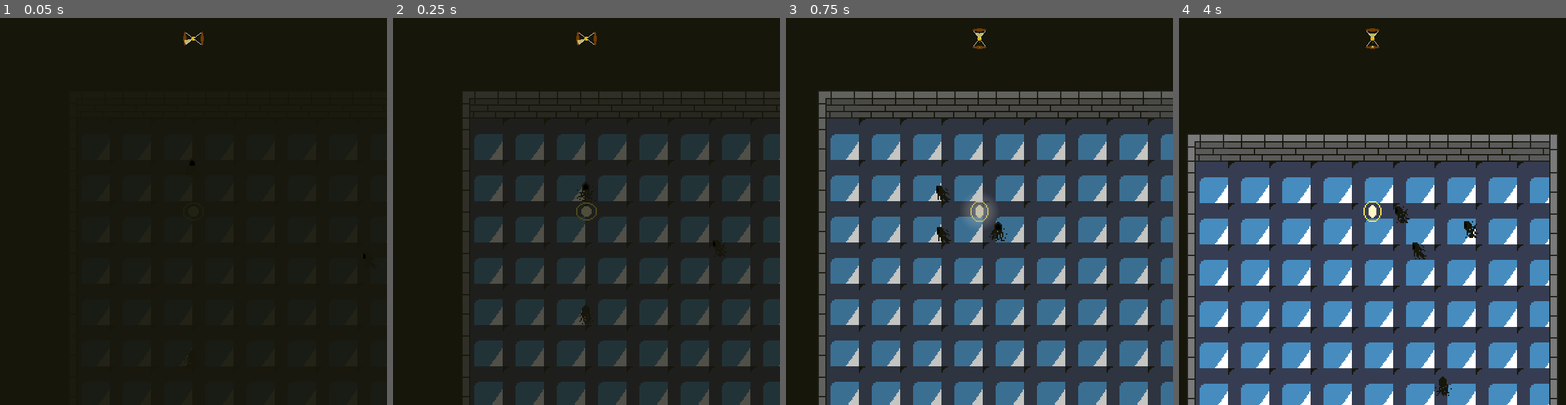
Above: before the commit, frames 1-4 (left to right).
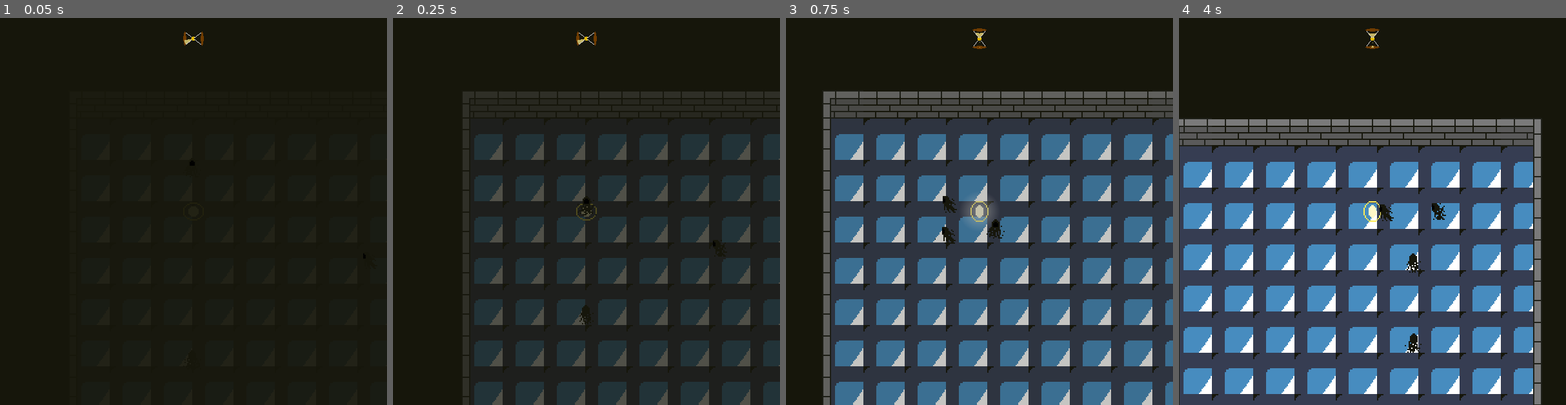
Above: after the commit, the same moments.

Repository: the-alex-g/LD51
Game: Godot game, scene res://Main/Main.tscn
Two runs of this game, one before a commit and one after it. Both use one fixed random seed, a clock stepped at 60 frames per second and the inputs below. The engine's default icon, where the game draws it, is replaced by a stand-in: a white triangle on a blue panel in a dark square.
Inputs (mouse positions are in pixels of both pictures, inside the frame that each line leads up to):
- Up to frame 1 (0.05 s): no input
- Up to frame 2 (0.25 s): no input
- Up to frame 3 (0.75 s): move the mouse to (1064, 192) at 0.52 s; hold D (right) from 0.53 s (still down); tap Space (primary_attack) at 0.6 s
- Up to frame 4 (4 s): click (1457, 192) at 0.8 s; move the mouse to (1295, 230) at 1.27 s; release D (right) at 1.28 s; hold S (down) 1.28-2.03 s; click (1295, 230) at 1.35 s; tap Space (primary_attack) at 1.55, 2.85 s; move the mouse to (1411, 126) at 2.02 s; hold D (right) 2.03-2.78 s; right-click (1411, 126) at 2.1 s; click (1411, 126) at 2.3 s; move the mouse to (1353, 288) at 2.77 s; hold W (up) 2.78-3.53 s; move the mouse to (1488, 269) at 3.52 s; hold A (left) from 3.53 s (still down); click (1488, 269) at 3.6 s

Frame 1 is identical in both runs. In frame 2, 0.1% of the frame differs, in the area x 47-53%, y 42-51%; in frame 3, 16%; in frame 4, 55%, in the area x 0-98%, y 26-100%.

Commit message:
Make enemies not solid to player

Diff:
--- a/project/Enemies/Enemy.tscn
+++ b/project/Enemies/Enemy.tscn
@@ -64,6 +64,8 @@
 } ]
 
 [node name="Enemy" type="KinematicBody2D"]
+collision_layer = 2
+collision_mask = 3
 script = ExtResource( 1 )
 
 [node name="CollisionShape2D" type="CollisionShape2D" parent="."]
--- a/project/Player/Player.gd
+++ b/project/Player/Player.gd
@@ -9,11 +9,10 @@
 const PRIMARY_DAMAGE := 2
 const HEAVY_DAMAGE := 3
 const RELOAD_TIME := 1.0
-const SPEED_PENALTY_PER_ENEMY := 10
+const SPEED_PENALTY_PER_ENEMY := 30
 
 var _primary_attacks := [AttackKey.PRIMARY, AttackKey.PRIMARY, AttackKey.PRIMARY]
 var _heavy_attacks := [AttackKey.HEAVY]
-var _ranged_attacks := []
 var _can_attack := true
 var _game_over := false
 var adjacent_enemies := 0
@@ -37,7 +36,7 @@
 		Input.get_axis("up", "down")
 	).normalized()
 
-	var speed := SPEED - (SPEED_PENALTY_PER_ENEMY * adjacent_enemies)
+	var speed := max(10, SPEED - (SPEED_PENALTY_PER_ENEMY * adjacent_enemies))
 
 	# warning-ignore:return_value_discarded
 	move_and_collide(speed * movement_direction * delta)
@@ -45,8 +44,6 @@
 	if _can_attack:
 		if Input.is_action_just_pressed("primary_attack"):
 			_attack(AttackKey.PRIMARY)
-		if Input.is_action_just_pressed("ranged_attack"):
-			_attack(AttackKey.RANGED)
 		if Input.is_action_just_pressed("heavy_attack"):
 			_attack(AttackKey.HEAVY)
 
@@ -64,19 +61,17 @@
 			_execute_primary_attack()
 		AttackKey.HEAVY:
 			_execute_heavy_attack()
-		AttackKey.RANGED:
-			_execute_ranged_attack()
 
 
 func _execute_primary_attack()->void:
-	_animation_player.play("Primary")
 	if _primary_attacks.has(AttackKey.PRIMARY):
+		_animation_player.play("Primary")
 		var index := _primary_attacks.find(AttackKey.PRIMARY)
 		_primary_attacks[index] = AttackKey.SPENT
 
 		_hit_area_collision_shape.shape.radius = _primary_hit_radius
 		# the yield is necessary because otherwise the shape's radius is not resized
-		# when the attack resolves
+		# when the attack resolvesw
 		yield(get_tree().create_timer(0.06), "timeout")
 
 		for body in _hit_area.get_overlapping_bodies():
@@ -100,12 +95,6 @@
 				body.hit(HEAVY_DAMAGE)
 
 
-func _execute_ranged_attack()->void:
-	if _ranged_attacks.has(AttackKey.RANGED):
-		var index := _ranged_attacks.find(AttackKey.RANGED)
-		_ranged_attacks[index] = AttackKey.SPENT
-
-
 func _on_Main_ten_second_mark()->void:
 	_reset_attacks()
 
@@ -115,8 +104,6 @@
 		_primary_attacks[i] = AttackKey.PRIMARY
 	for i in _heavy_attacks.size():
 		_heavy_attacks[i] = AttackKey.HEAVY
-	for i in _ranged_attacks.size():
-		_ranged_attacks[i] = AttackKey.RANGED
 
 
 func _on_CooldownTimer_timeout()->void:
--- a/project/Player/Player.tscn
+++ b/project/Player/Player.tscn
@@ -94,6 +94,7 @@
 }
 
 [node name="Player" type="KinematicBody2D"]
+collision_layer = 4
 script = ExtResource( 1 )
 
 [node name="Background" type="Sprite" parent="."]
@@ -105,6 +106,8 @@
 shape = SubResource( 1 )
 
 [node name="HitArea" type="Area2D" parent="."]
+collision_layer = 0
+collision_mask = 2
 
 [node name="CollisionShape2D" type="CollisionShape2D" parent="HitArea"]
 shape = SubResource( 2 )
--- a/project/project.godot
+++ b/project/project.godot
@@ -84,6 +84,12 @@
  ]
 }
 
+[layer_names]
+
+2d_physics/layer_1="Scenery"
+2d_physics/layer_2="Enemies"
+2d_physics/layer_3="Player"
+
 [rendering]
 
 quality/driver/driver_name="GLES2"
